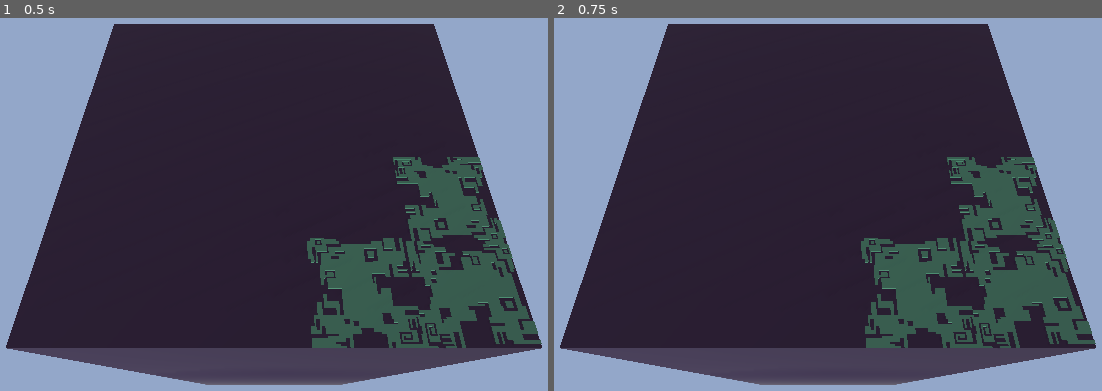
Above: before the commit, frames 1-2 (left to right).
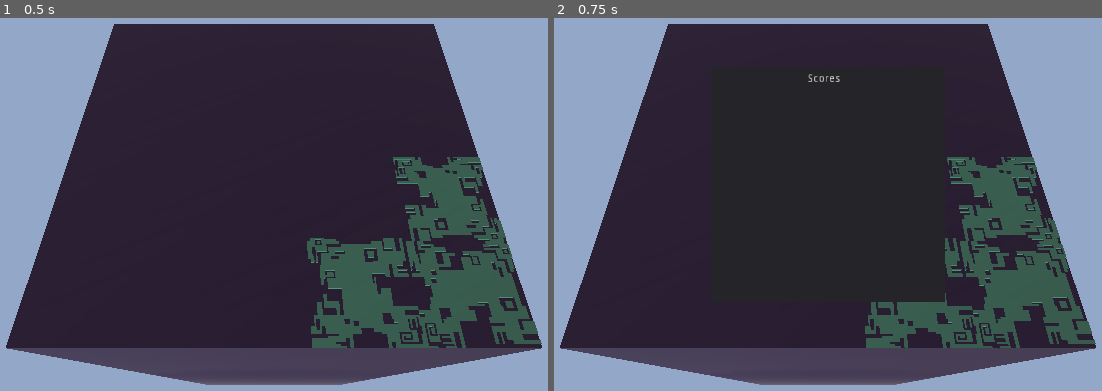
Above: after the commit, the same moments.

Repository: albielee/NSE_Challenge_Game
Game: Godot game, scene res://Worlds/world.tscn
The game is run twice, just before and just after one commit, with the same random seed, the same clock (stepped at 60 frames per second) and the same inputs. This scene is started directly instead of the project's main scene.
Inputs (mouse positions are in pixels of both pictures, inside the frame that each line leads up to):
- Up to frame 1 (0.5 s): no input
- Up to frame 2 (0.75 s): tap Enter at 0.5 s; move the mouse to (1003, 159) at 0.52 s; hold Right (move_right) from 0.53 s (still down); hold Tab (scoreboard, bound only after the commit) from 0.53 s (still down)

Frame 1 is identical in both runs. In frame 2, 1.8% of the frame differs, in the area x 46-72%, y 15-77%.

Commit message:
scoreboard i hope

Diff:
--- a/NSE_Challenge_Game/Controllers/roundController.gd
+++ b/NSE_Challenge_Game/Controllers/roundController.gd
@@ -1,7 +1,6 @@
 extends Control
 
-var countdown_sprites = [$Number3,$Number2,$Number1]
-
+onready var countdown_sprites = [$Number3,$Number2,$Number1]
 var scores = {}
 var first_run=true
 func create_scores():
@@ -11,11 +10,14 @@
 
 
 func _process(delta):
+	if (first_run):
+		first_run = false
+		create_scores()
+		initialise_scoreboard()
 	#If the host:
 	if(get_tree().is_network_server()):
-		if (first_run):
-			first_run = false
-			create_scores()
+
+
 		#Check if one player is left
 		var one_player_left = detect_players_left()
 		if(one_player_left):
@@ -40,6 +42,7 @@
 func get_last_player():
 	pass
 
+
 func play_countdown():
 	get_tree().paused = true
 	for i in range(3,0,-1):
@@ -55,19 +58,46 @@
 
 	#All objects that can be reset will be put in the resettable group
 	#all objects in resettable should have a reset function
-	play_countdown()
+
 	for o in get_tree().get_nodes_in_group("resettable"):
 		o.rpc("reset")
 		o.reset()
-		pass
+	play_countdown()
 
 func _on_Void_player_fell(dead_player,killing_player):
-	if(killing_player==""):
+	if(get_tree().is_network_server()):
+		update_score(killing_player)
+		rpc("update_score",killing_player)
+	#update_score(killing_player)
+
+remote func update_score(player):
+	if(player==""):
 		print("a player ended their own suffering")
 	else:
-		scores[killing_player]+=1
+		scores[player]+=1
 		print(scores)
-	pass # Replace with function body.
+	update_scoreboard()
+
+func _input(event):
+	if event.is_action_pressed("scoreboard"):
+		$Scoreboard.visible = true
+	elif event.is_action_released("scoreboard"):
+		$Scoreboard.visible = false
+
+
+func initialise_scoreboard():
+	var i = 1
+	for player in scores.keys():
+		get_node("Scoreboard/PlayerNames/Player"+str(i)).text = player
+		get_node("Scoreboard/PlayerScores/Player"+str(i)).text = str(scores[player])
+		i+=1
+
+func update_scoreboard():
+	var i = 1
+	for player in scores.keys():
+		get_node("Scoreboard/PlayerScores/Player"+str(i)).text = str(scores[player])
+		i+=1
+
 """
 OLD CODE BUT MAY BE USEFUL LATER
 
--- a/NSE_Challenge_Game/Worlds/world.tscn
+++ b/NSE_Challenge_Game/Worlds/world.tscn
@@ -78,6 +78,80 @@
 position = Vector2( 512, 300 )
 texture = ExtResource( 7 )
 
+[node name="Scoreboard" type="Panel" parent="RoundController"]
+visible = false
+margin_left = 362.0
+margin_top = 150.0
+margin_right = 662.0
+margin_bottom = 450.0
+__meta__ = {
+"_edit_use_anchors_": false
+}
+
+[node name="Label" type="Label" parent="RoundController/Scoreboard"]
+margin_left = 124.214
+margin_top = 7.93701
+margin_right = 166.214
+margin_bottom = 38.937
+text = "Scores
+"
+
+[node name="PlayerNames" type="VBoxContainer" parent="RoundController/Scoreboard"]
+margin_left = 30.0
+margin_top = 40.0
+margin_right = 210.0
+margin_bottom = 155.0
+__meta__ = {
+"_edit_use_anchors_": false
+}
+
+[node name="Player1" type="Label" parent="RoundController/Scoreboard/PlayerNames"]
+margin_right = 180.0
+margin_bottom = 14.0
+
+[node name="Player2" type="Label" parent="RoundController/Scoreboard/PlayerNames"]
+margin_top = 18.0
+margin_right = 180.0
+margin_bottom = 32.0
+
+[node name="Player3" type="Label" parent="RoundController/Scoreboard/PlayerNames"]
+margin_top = 36.0
+margin_right = 180.0
+margin_bottom = 50.0
+
+[node name="Player4" type="Label" parent="RoundController/Scoreboard/PlayerNames"]
+margin_top = 54.0
+margin_right = 180.0
+margin_bottom = 68.0
+
+[node name="PlayerScores" type="VBoxContainer" parent="RoundController/Scoreboard"]
+margin_left = 210.0
+margin_top = 40.0
+margin_right = 250.0
+margin_bottom = 80.0
+__meta__ = {
+"_edit_use_anchors_": false
+}
+
+[node name="Player1" type="Label" parent="RoundController/Scoreboard/PlayerScores"]
+margin_right = 40.0
+margin_bottom = 14.0
+
+[node name="Player2" type="Label" parent="RoundController/Scoreboard/PlayerScores"]
+margin_top = 18.0
+margin_right = 40.0
+margin_bottom = 32.0
+
+[node name="Player3" type="Label" parent="RoundController/Scoreboard/PlayerScores"]
+margin_top = 36.0
+margin_right = 40.0
+margin_bottom = 50.0
+
+[node name="Player4" type="Label" parent="RoundController/Scoreboard/PlayerScores"]
+margin_top = 54.0
+margin_right = 40.0
+margin_bottom = 68.0
+
 [node name="Camera" parent="." groups=[
 "Camera",
 ] instance=ExtResource( 1 )]
--- a/NSE_Challenge_Game/project.godot
+++ b/NSE_Challenge_Game/project.godot
@@ -129,6 +129,11 @@
 "events": [ Object(InputEventKey,"resource_local_to_scene":false,"resource_name":"","device":0,"alt":false,"shift":false,"control":false,"meta":false,"command":false,"pressed":false,"scancode":32,"unicode":0,"echo":false,"script":null)
  ]
 }
+scoreboard={
+"deadzone": 0.5,
+"events": [ Object(InputEventKey,"resource_local_to_scene":false,"resource_name":"","device":0,"alt":false,"shift":false,"control":false,"meta":false,"command":false,"pressed":false,"scancode":16777218,"unicode":0,"echo":false,"script":null)
+ ]
+}
 
 [layer_names]
 
